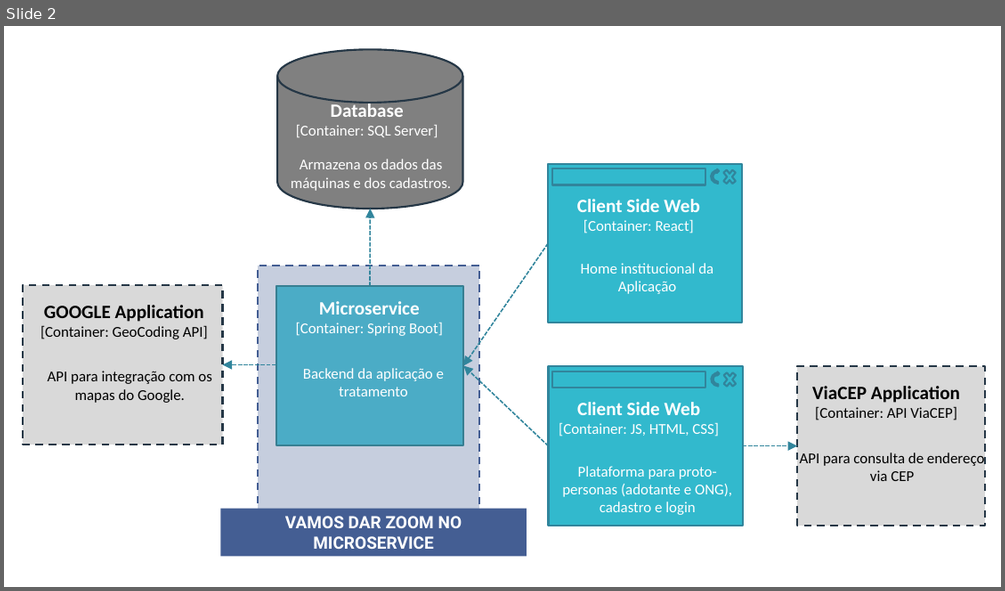
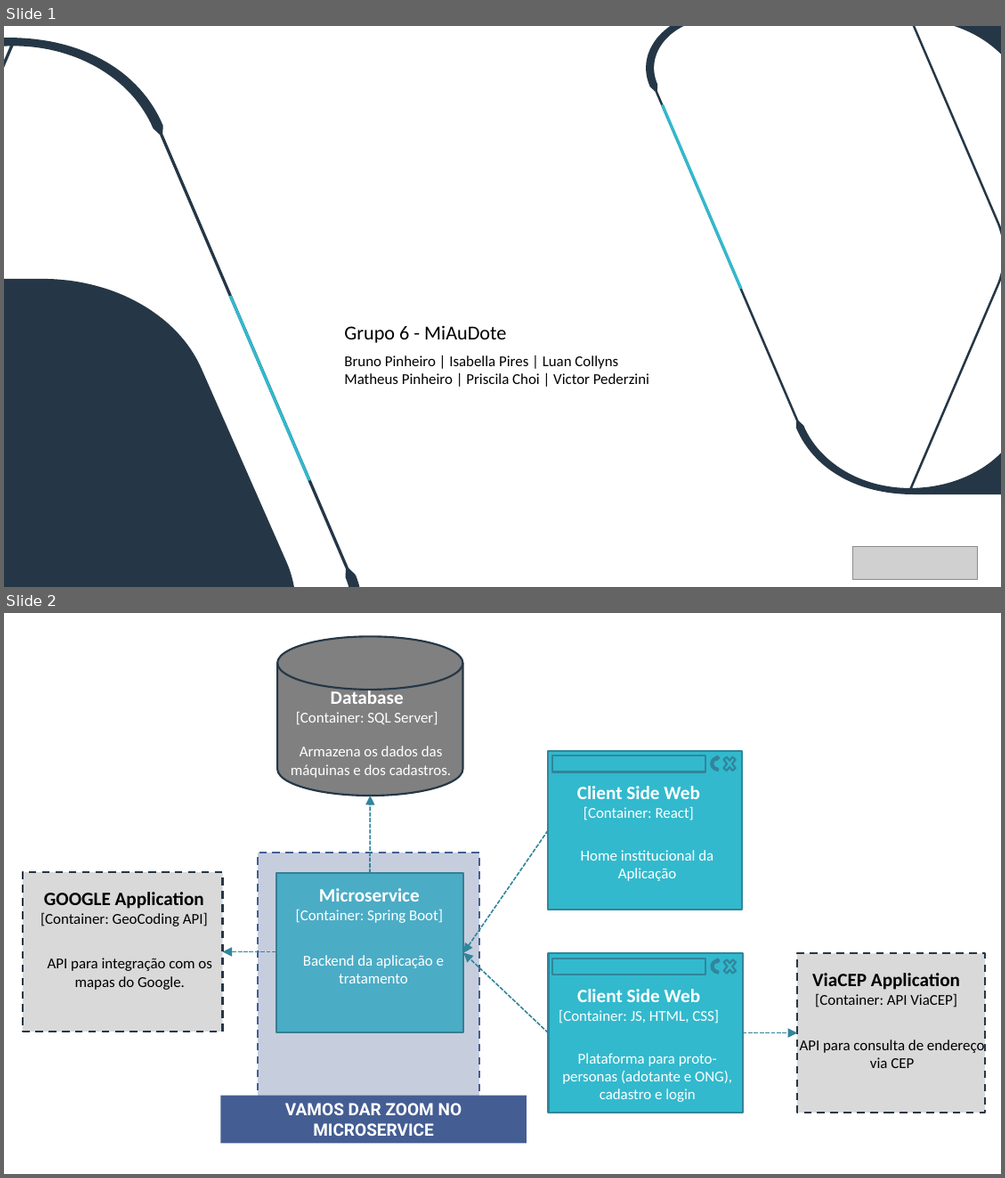
Before and after one commit to Pederzini/miaudote, a slide deck: Documentos/Arquitetura/Arquitetura_MiauDote.pptx. Shown one above the other, each under a label of ours: slide 2 before the commit, slides 1 and 2 after it. The pictures are 1005x591 and 1005x1178 pixels, drawn with LibreOffice and Linux fonts; fonts in the diff are those of the drawing; grey boxes stand for pictures; background and template pictures are left out. Boxes give left, top, right and bottom in pixels: in the first picture for what was removed or moved away, otherwise in the second. Text is boxed around its words. In the diff, an @@ line names an element or a change of style, - is before the commit and + after.

```diff
--- a/Documentos/Arquitetura/Arquitetura_MiauDote.pptx
+++ b/Documentos/Arquitetura/Arquitetura_MiauDote.pptx
@@ slide 1 added at (4,26,1001,587), background #FFFFFF @@
@@ freeform shape added at (4,38,359,587), fill #253746 @@
@@ freeform shape added at (647,26,1001,494), fill #253746 @@
@@ freeform shape added at (661,104,743,289), fill #32B9CD @@
@@ freeform shape added at (4,279,294,587), fill #253746 @@
@@ freeform shape added at (229,295,311,480), fill #32B9CD @@
@@ text added at (344,325,506,343), 21 pt, text #000000 @@
+Grupo 6 - MiAuDote
@@ text added at (344,355,649,384), 16 pt, text #000000 @@
+Bruno Pinheiro | Isabella Pires | Luan Collyns
+Matheus Pinheiro | Priscila Choi | Victor Pederzini
@@ picture added at (853,546,977,580) @@
```
Also in this commit, not shown: 2 slides changed, 1 slide removed.
